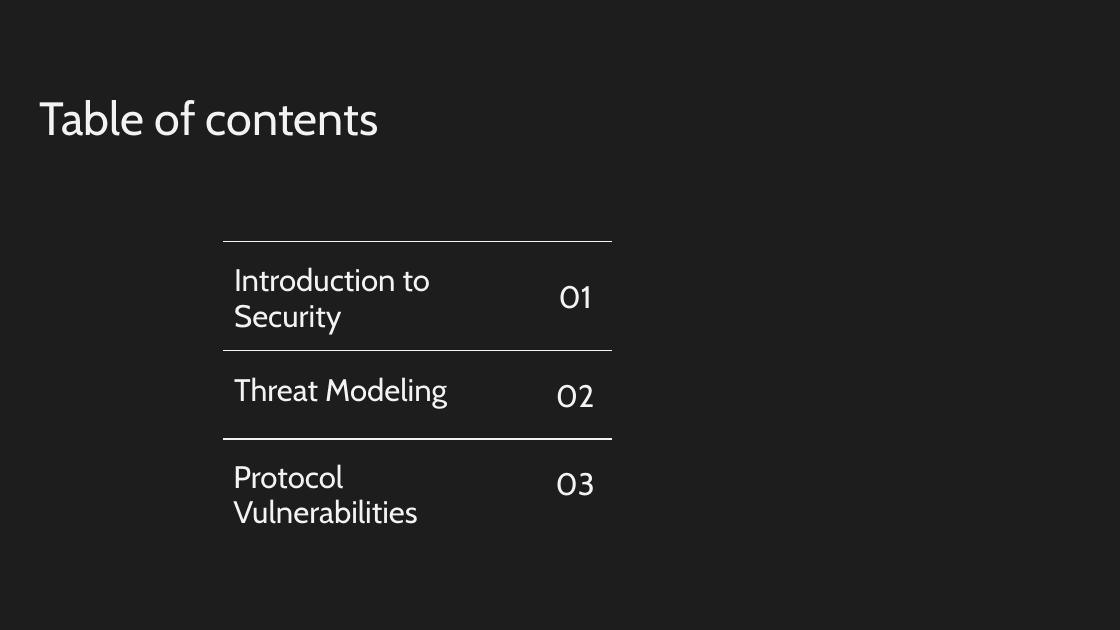
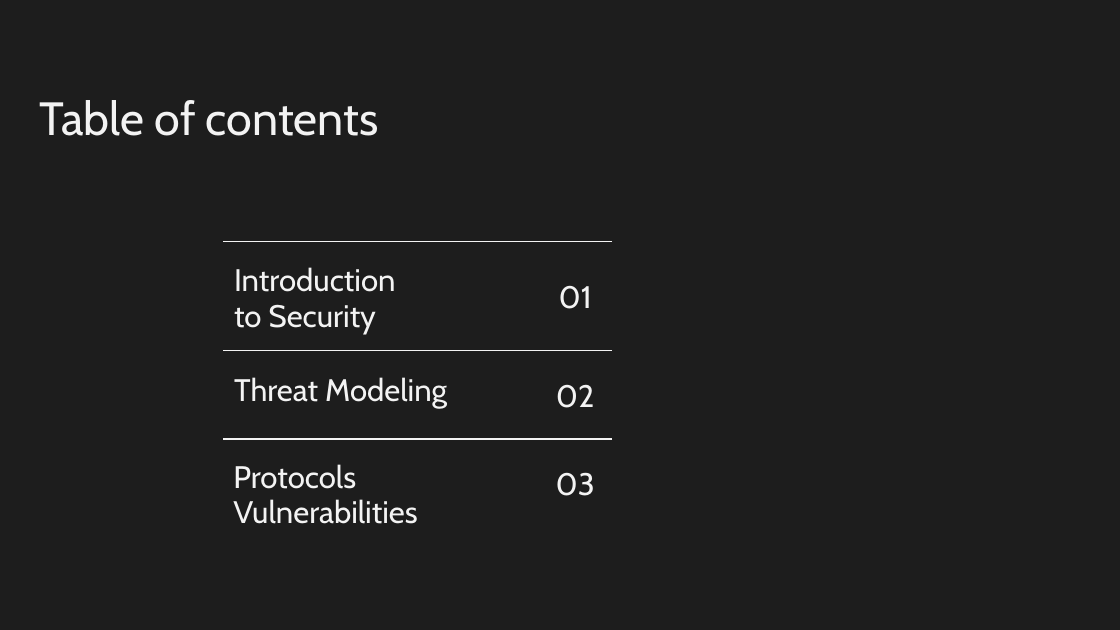
Before and after one commit to nico989/ProtocolsSecurityAssessmentUnitn, a slide deck: slide 3 of ProtocolsSecurityAssessmentUnitn.pptx. Drawn at 1120x630 pixels with LibreOffice and Linux fonts; fonts in the diff are those of the drawing. Boxes give left, top, right and bottom in pixels: in the first picture for what was removed or moved away, otherwise in the second. Text is boxed around its words. In the diff, an @@ line names an element or a change of style, - is before the commit and + after.

```diff
--- a/ProtocolsSecurityAssessmentUnitn.pptx
+++ b/ProtocolsSecurityAssessmentUnitn.pptx
@@ subtitle at <box>234,267,395,334</box>: text changed @@
-Introduction to Security
+Introduction
+to Security
@@ subtitle at <box>233,464,417,524</box>: text changed @@
-Protocol Vulnerabilities
+Protocols Vulnerabilities
```
Also in this commit, not shown: 3 other slides changed, 2 slides added.
